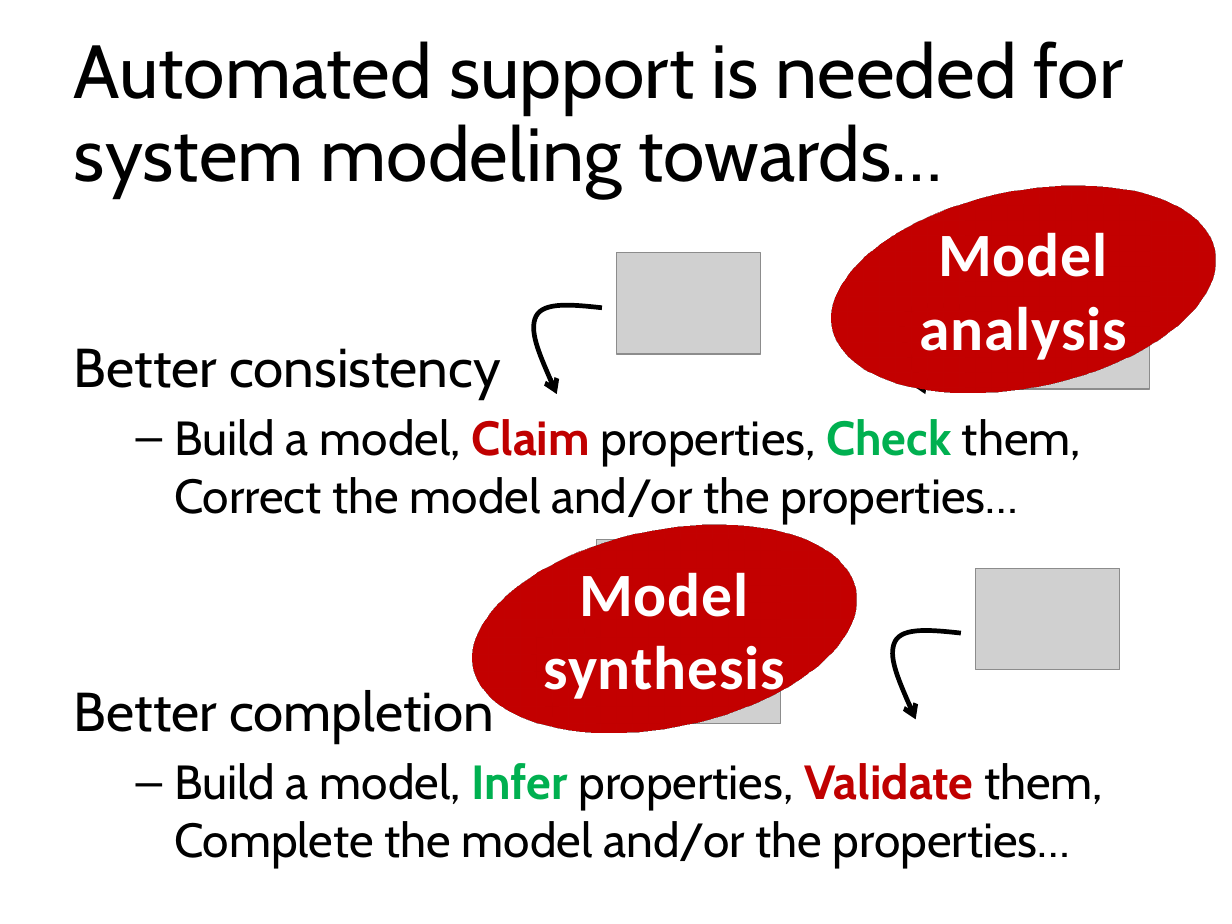
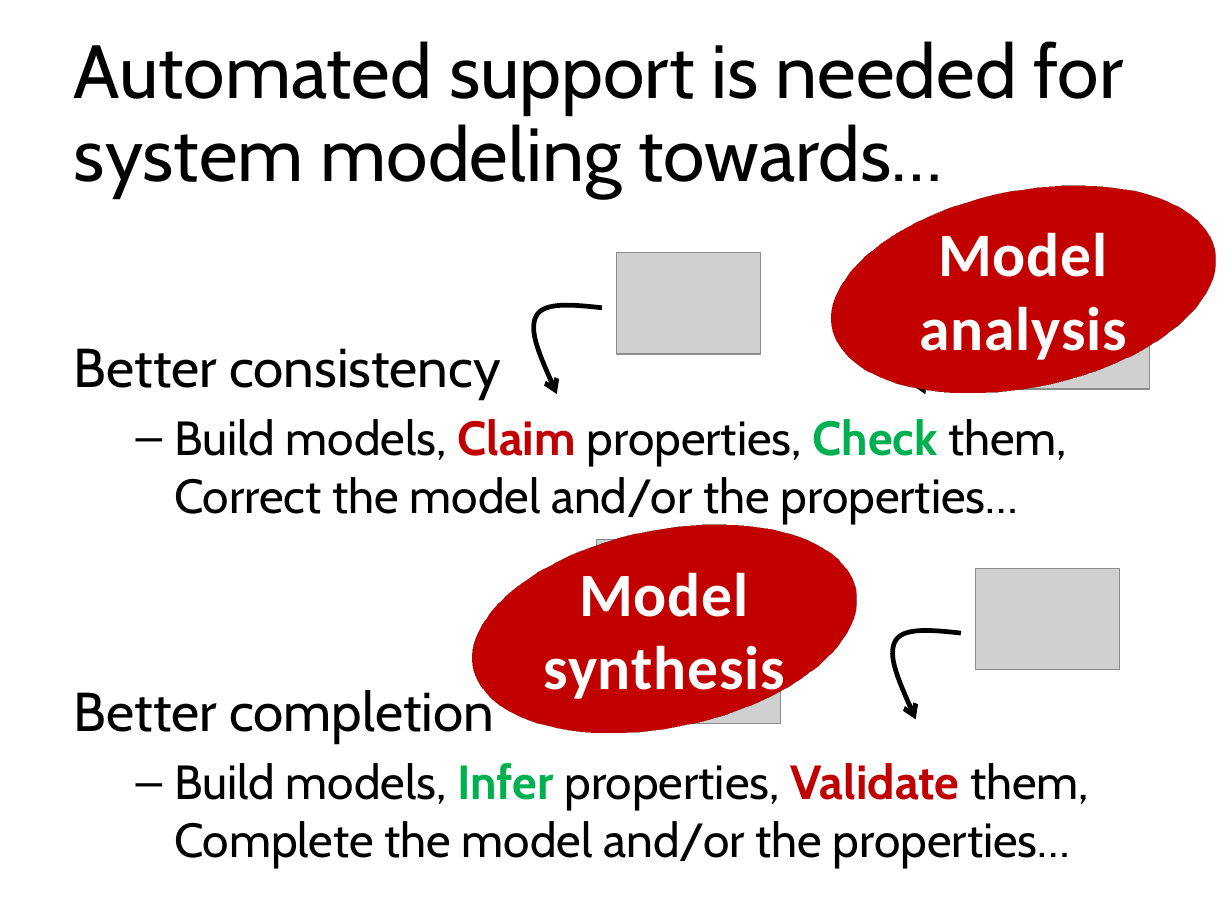
Before and after one commit to blambeau/phd, a slide deck: slide 38 of public-defense/slides.pptx (slide 32 before the commit). Drawn at 1232x924 pixels with LibreOffice and Linux fonts; fonts in the diff are those of the drawing; grey boxes stand for pictures. Boxes give left, top, right and bottom in pixels: in the first picture for what was removed or moved away, otherwise in the second. Text is boxed around its words. In the diff, an @@ line names an element or a change of style, - is before the commit and + after.

```diff
--- a/public-defense/slides.pptx
+++ b/public-defense/slides.pptx
@@ text at bbox=[174, 419, 1067, 524]: text changed @@
-  – Build a model, Claim properties, Check them, Correct the model and/or the properties…
+  – Build models, Claim properties, Check them, Correct the model and/or the properties…
@@ text at bbox=[174, 763, 1089, 868]: text changed @@
-  – Build a model, Infer properties, Validate them, Complete the model and/or the properties…
+  – Build models, Infer properties, Validate them, Complete the model and/or the properties…
```
Also in this commit, not shown: 44 other slides changed, 14 slides added, 8 slides removed, 9 other files.
